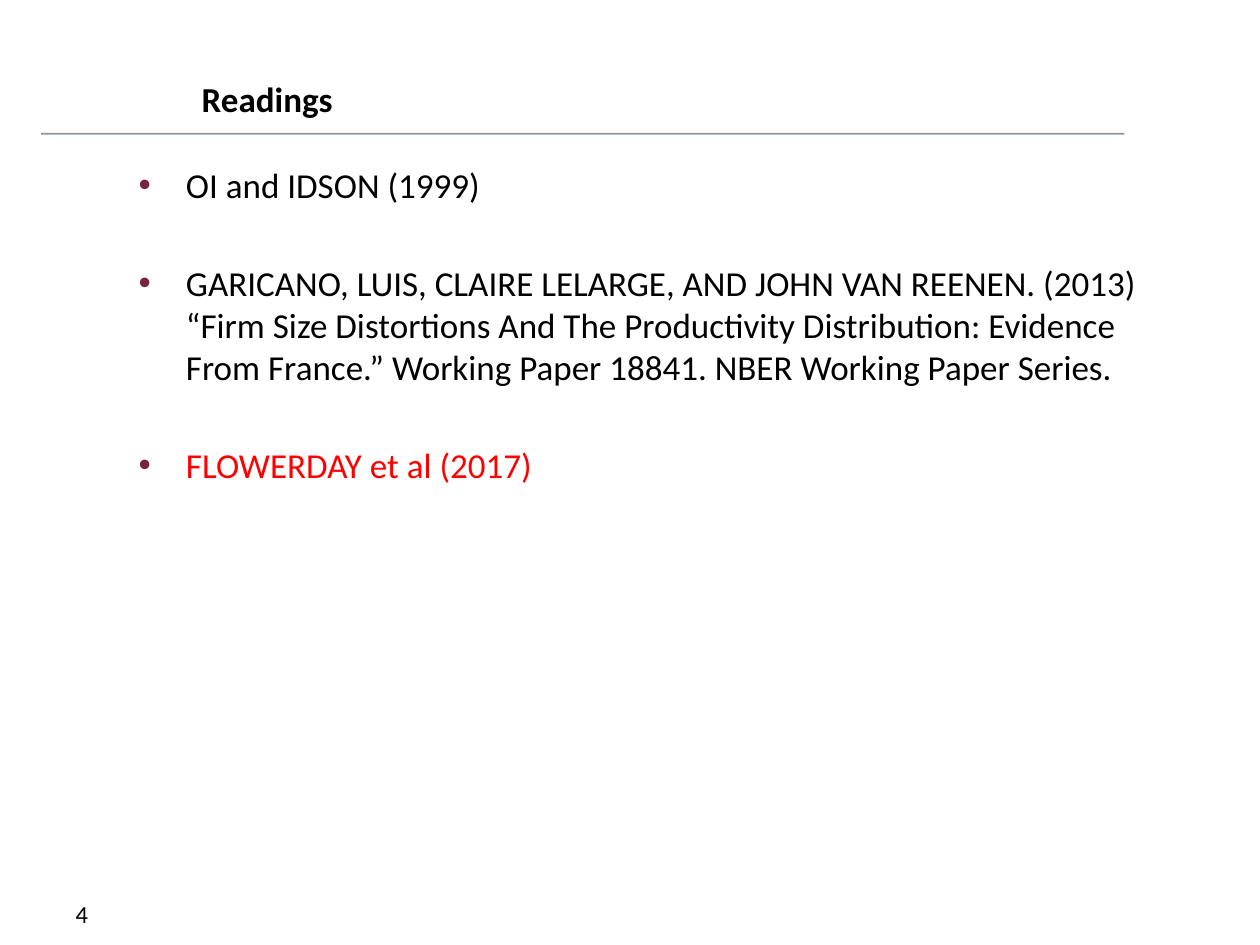
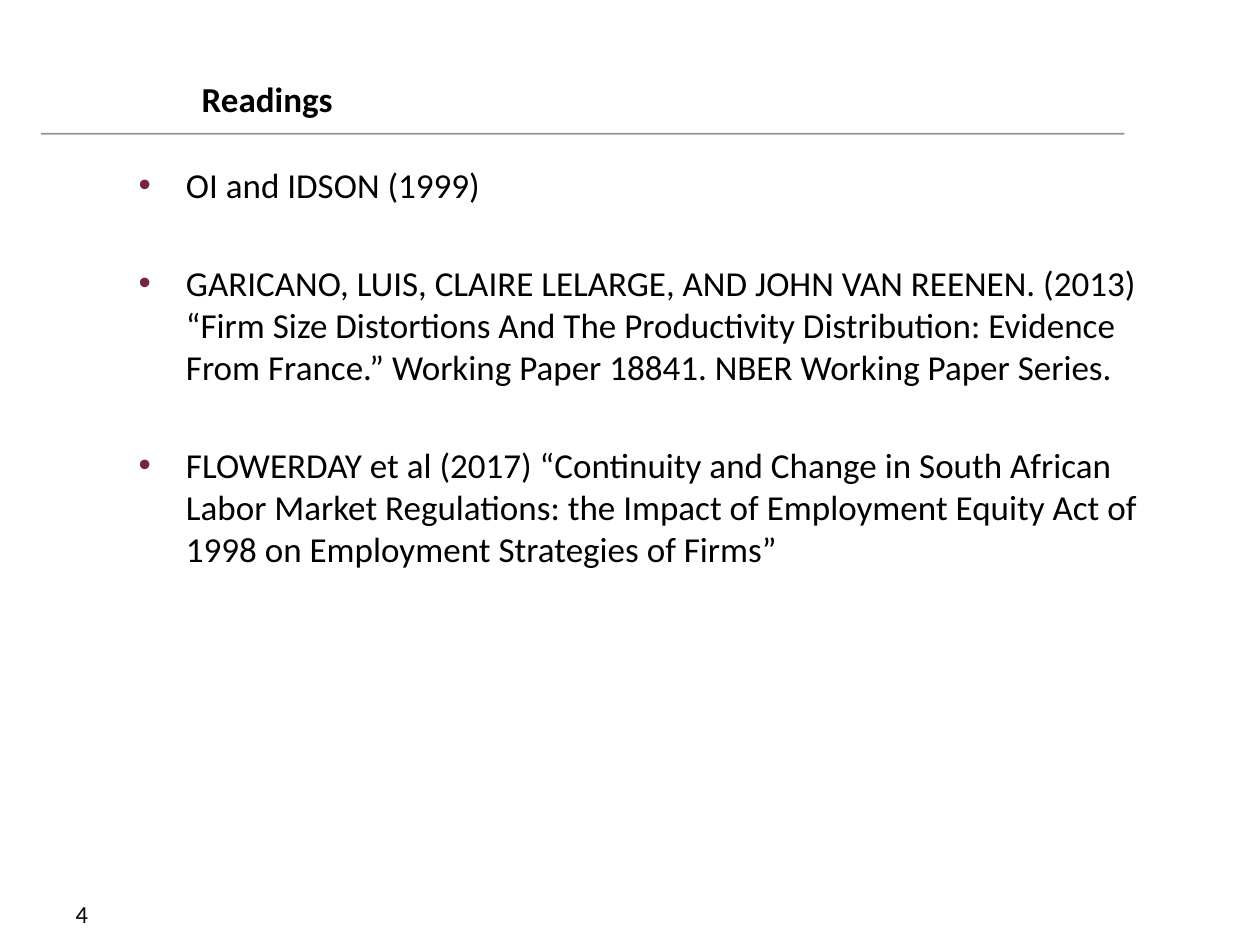
Before and after one commit to neilrankinza/graduate_labour, a slide deck: slide 4 of firm_size_and_wages/Firm size and wages_2017.pptx. Drawn at 1260x945 pixels with LibreOffice and Linux fonts; fonts in the diff are those of the drawing; background and template pictures are left out. Boxes give left, top, right and bottom in pixels: in the first picture for what was removed or moved away, otherwise in the second. Text is boxed around its words. In the diff, an @@ line names an element or a change of style, - is before the commit and + after.

```diff
--- a/firm_size_and_wages/Firm size and wages_2017.pptx
+++ b/firm_size_and_wages/Firm size and wages_2017.pptx
@@ text at box(186, 452, 1136, 568): text changed; text colour #FF0000 to #000000 @@
-• FLOWERDAY et al (2017)
+• FLOWERDAY et al (2017) “Continuity and Change in South African Labor Market Regulations: the Impact of Employment Equity Act of 1998 on Employment Strategies of Firms”
```
Also in this commit, not shown: 2 other slides changed, 3 other files.
